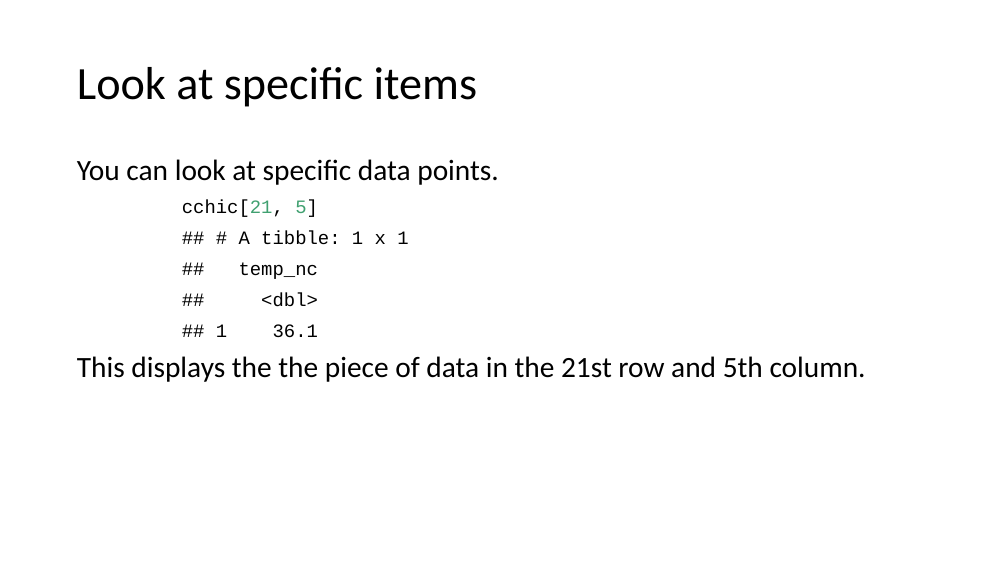
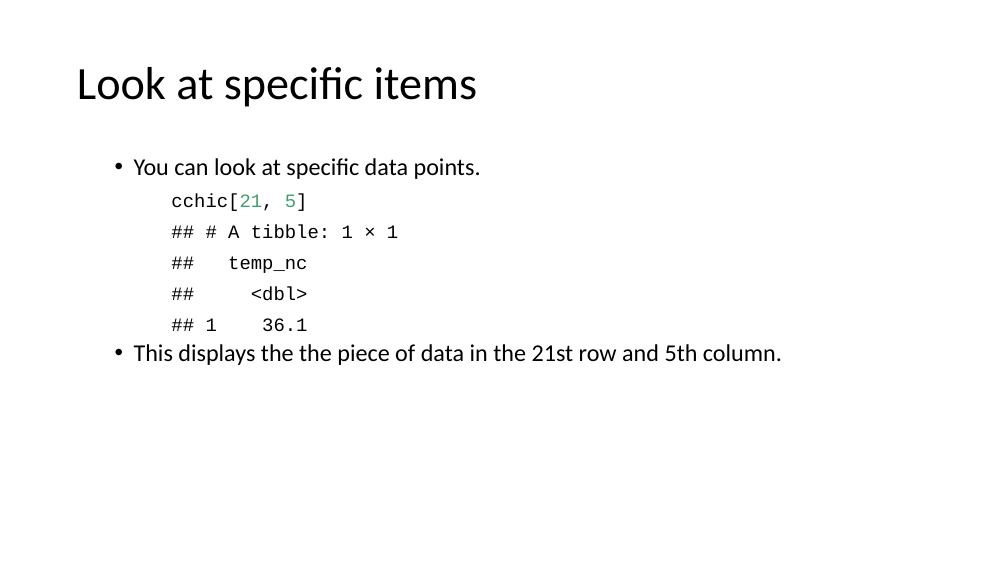
Before and after one commit to ClinicianCoders/ClinicianCoders, a slide deck: slide 28 of Workshops/Workshop3.pptx. Drawn at 1008x567 pixels with LibreOffice and Linux fonts; fonts in the diff are those of the drawing. Boxes give left, top, right and bottom in pixels: in the first picture for what was removed or moved away, otherwise in the second. Text is boxed around its words. In the diff, an @@ line names an element or a change of style, - is before the commit and + after.

Commit message:
Fix overly large code font size in recent knits
Prior to this commit, rekniting slides results in code chunk font sizes
larger than before, causing some sections to overflow off the slide.
This commit edits Images/template.pptx to restore formatting to as close
as possible the original look. This was done by editing the headings in
the Master Slide. The fix isn't perfect, notably whenever normal text is
used now with no heading at all, it is too small. As a result, I've
edited Rmd files where neccessary to ensure all normal text has bullets.
I then reknit all Rmd files with the new template and looked them over
to make sure nothing looks dodgy.

```diff
--- a/Workshops/Workshop3.pptx
+++ b/Workshops/Workshop3.pptx
@@ text at <box>134,158,782,365</box>: size 28 to 23 pt in "You can look at specific data points.", "This displays the the piece of data ..."; bullet none to •; list level 1 to 2 in "You can look at specific ..."; indent changed; list level 1 to 2 in "This displays the the piece ..." @@
@@ text at <box>206,225,398,332</box>: text changed @@
-## # A tibble: 1 x 1
-## temp_nc
-## <dbl>
-## 1 36.1
+## # A tibble: 1 × 1
+## temp_nc
+## <dbl>
+## 1 36.1
```
Also in this commit, not shown: 32 other slides changed, 12 other files.
